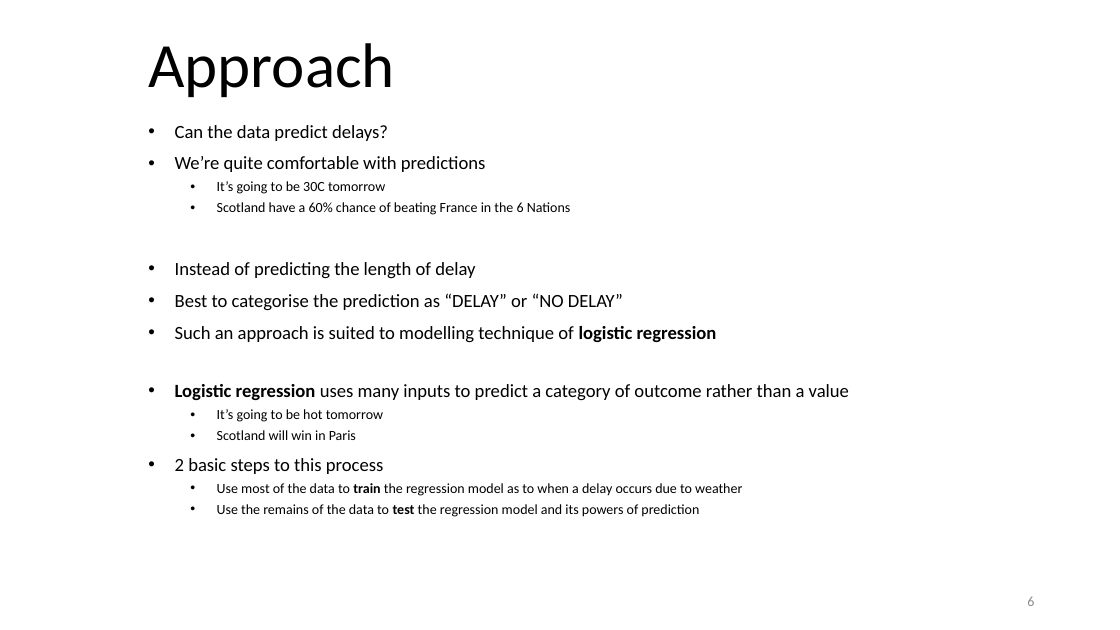
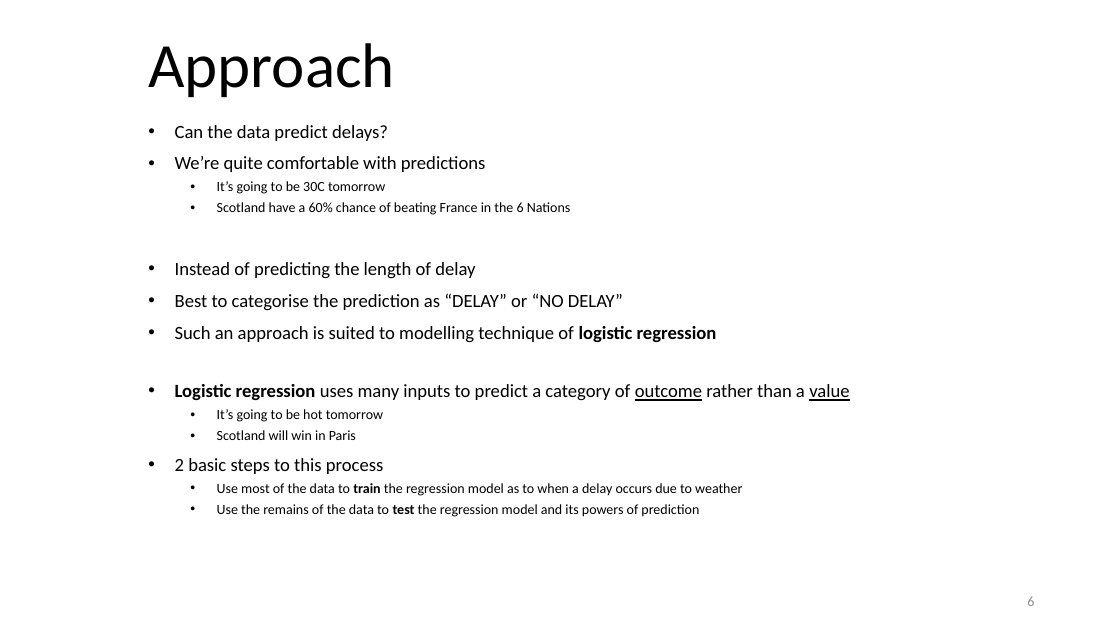
Before and after one commit to malcolmspeight/codeclan_final_project_malcolm_speight, a slide deck: slide 6 of Newark_script_01a.pptx. Drawn at 1120x630 pixels with LibreOffice and Linux fonts; fonts in the diff are those of the drawing. Boxes give left, top, right and bottom in pixels: in the first picture for what was removed or moved away, otherwise in the second. Text is boxed around its words. In the diff, an @@ line names an element or a change of style, - is before the commit and + after.

```diff
--- a/Newark_script_01a.pptx
+++ b/Newark_script_01a.pptx
@@ subtitle at [175, 384, 849, 401]: underline on in "outcome value" @@
```
Also in this commit, not shown: 3 other slides changed, 6 other files.
